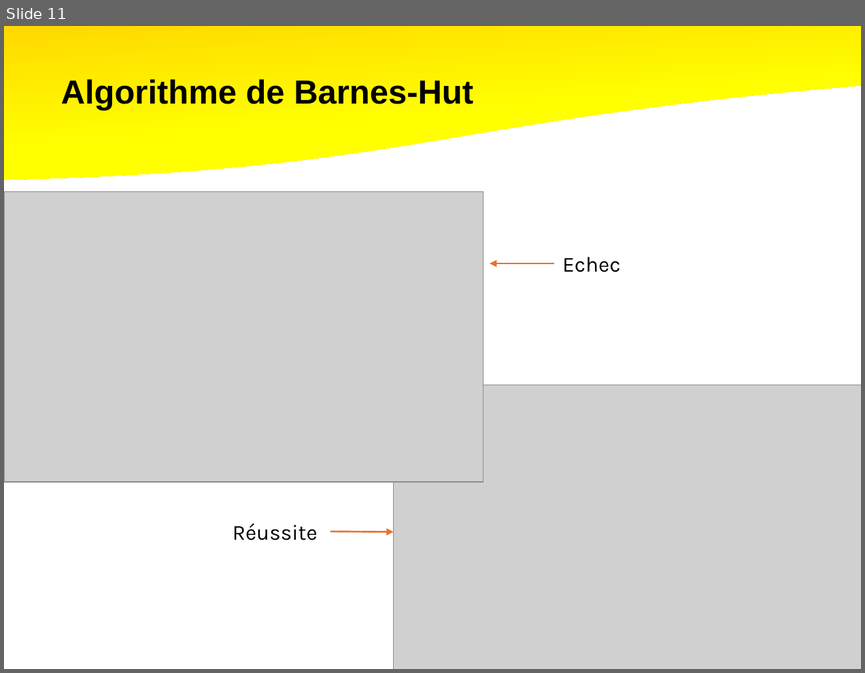
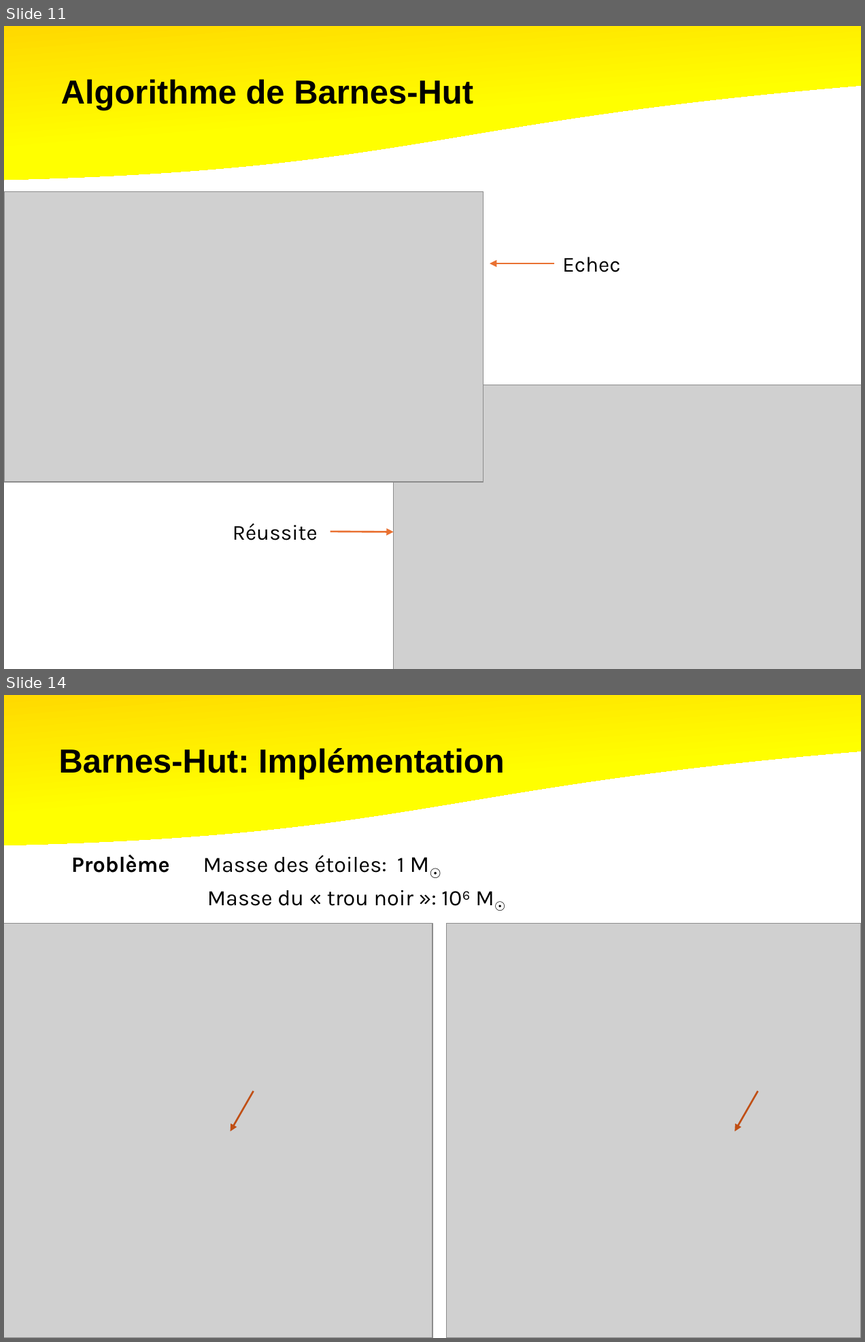
Before and after one commit to rfaucon2/TIPI_Spe, a slide deck: Diapo/TIPE-Spe.pptx. Shown one above the other, each under a label of ours: slide 11 before the commit, slides 11 and 14 after it; the slides between them are not shown. The pictures are 865x673 and 865x1342 pixels, drawn with LibreOffice and Linux fonts; fonts in the diff are those of the drawing; grey boxes stand for pictures. Boxes give left, top, right and bottom in pixels: in the first picture for what was removed or moved away, otherwise in the second. Text is boxed around its words. In the diff, an @@ line names an element or a change of style, - is before the commit and + after.

```diff
--- a/Diapo/TIPE-Spe.pptx
+++ b/Diapo/TIPE-Spe.pptx
@@ slide 14 added at bbox=[4, 695, 861, 1338], background #FFFFFF @@
@@ flow chart document added at bbox=[4, 695, 861, 858], fill gradient #FFC000 to #FFFF00 @@
@@ text added at bbox=[59, 748, 504, 779], 28 pt, text #000000, bold @@
+Barnes-Hut: Implémentation
@@ text added at bbox=[71, 854, 494, 906], 18.5 pt, text #000000 @@
+Problème Masse des étoiles: 1 M☉
+Masse du « trou noir »: 10⁶ M☉
@@ picture added at bbox=[4, 923, 432, 1338] @@
@@ picture added at bbox=[446, 923, 861, 1338] @@
@@ arrow added from (254, 1091) to (230, 1131), #C04F15 1.5 pt @@
@@ arrow added from (758, 1091) to (735, 1131), #C04F15 1.5 pt @@
```
Also in this commit, not shown: 3 slides changed, 8 other slides added, 4 slides removed, 8 other files.
